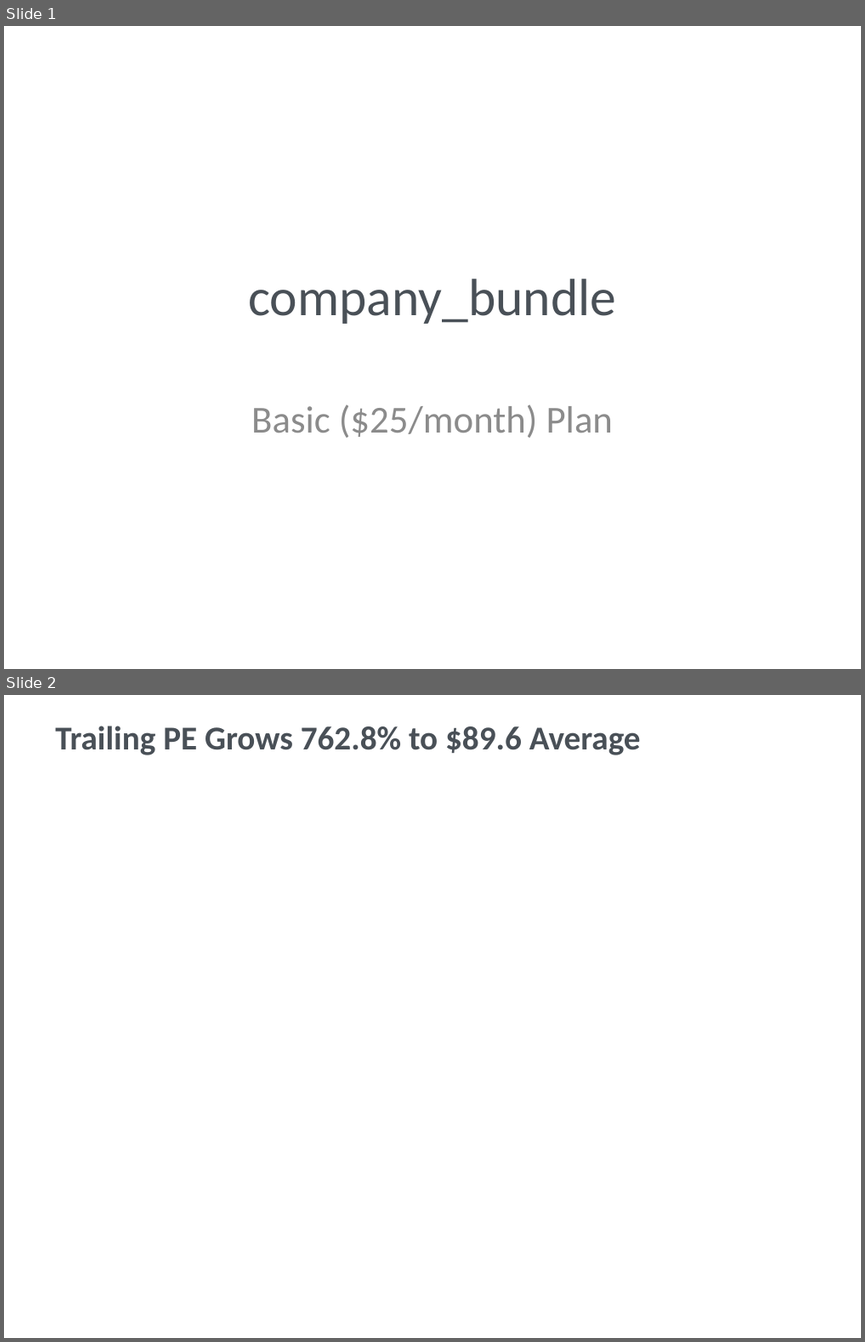
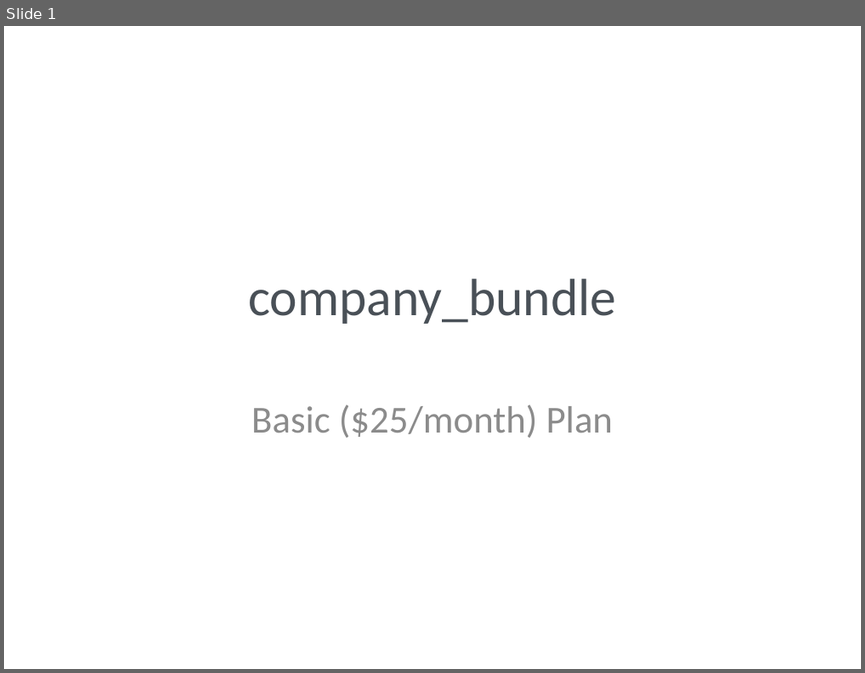
Before and after one commit to gaurav13407/FINEDECK-Excel-to-PPT-, a slide deck: examples/tier_comparison_demo/company_bundle/company_bundle_BASIC.pptx. Shown one above the other, each under a label of ours: slides 1 and 2 before the commit, slide 1 after it. The pictures are 865x1342 and 865x673 pixels, drawn with LibreOffice and Linux fonts; fonts in the diff are those of the drawing. Boxes give left, top, right and bottom in pixels: in the first picture for what was removed or moved away, otherwise in the second. Text is boxed around its words. In the diff, an @@ line names an element or a change of style, - is before the commit and + after.

```diff
--- a/examples/tier_comparison_demo/company_bundle/company_bundle_BASIC.pptx
+++ b/examples/tier_comparison_demo/company_bundle/company_bundle_BASIC.pptx
@@ slide 2 removed at (4,695,861,1338), background #FFFFFF @@
@@ text removed at (55,726,641,755) @@
-Trailing PE Grows 762.8% to $89.6 Average
```
Also in this commit, not shown: 2 slides changed, 2 slides added, 1 other slide removed, 41 other files.
